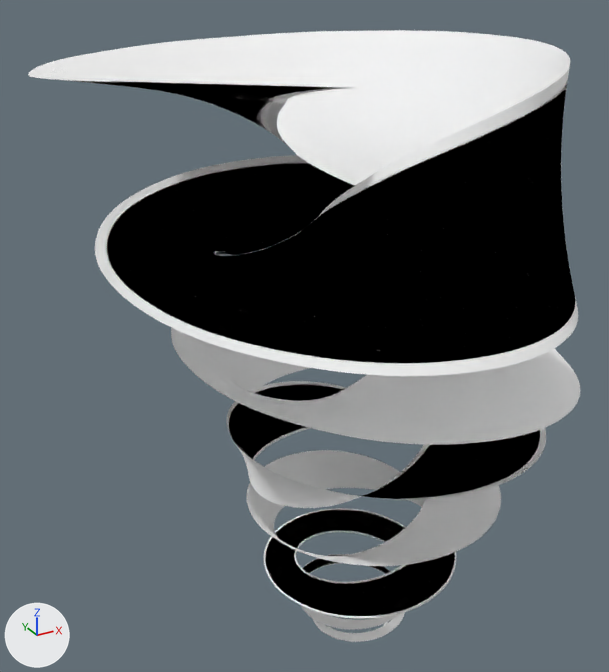
Renders of the glTF model src/assets/models/spiral.gltf from each side of a commit.
Rendered twice from a camera (50 mm lens) standing at (-359.0, -550.0, 604.0) and looking at (-36.0, 36.0, 311.0). Every picture has the same lights, and +X, +Y and +Z are marked at lower left. Vertices at the same position are counted once.

Names of what the first picture shows: 'Sweep.1'.
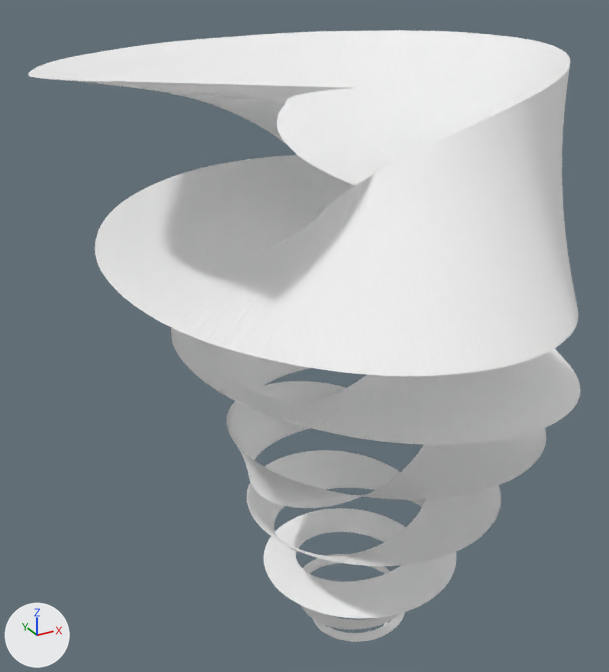
The newer file is also rescaled (x0.0106), turned or shifted as a whole; pictures and numbers use the older file's frame.

Location of each change, (x1, y1, x2, y2) in pixels of the pictures (609 x 672 px):
part 1 of me_mesh_0, cut back: before (74, 78, 578, 630); after (321, 618, 398, 642)

What changed in the scene script:
```text
Change me_mesh_0:
    used by ob_sweep_1; location = (-34.0, 16.0, 274.0)
    remove me_mesh_0.from_pydata(...)  # 25328 vertices, 91093 faces; spans x -209.0..209.0, y -210.0..210.0, z -274.0..274.0
    add me_mesh_0.from_pydata(...)  # 5077 vertices, 10135 faces; spans x -209.0..209.0, y -210.0..210.0, z -274.0..274.0
    me_mesh_0 part 1: 216 vertices moved within x -6.0..68.0, y -60.0..18.0, z -274.0..-237.0; 20251 vertices removed from x -190.0..202.0, y -198.0..193.0, z -274.0..272.0
```
